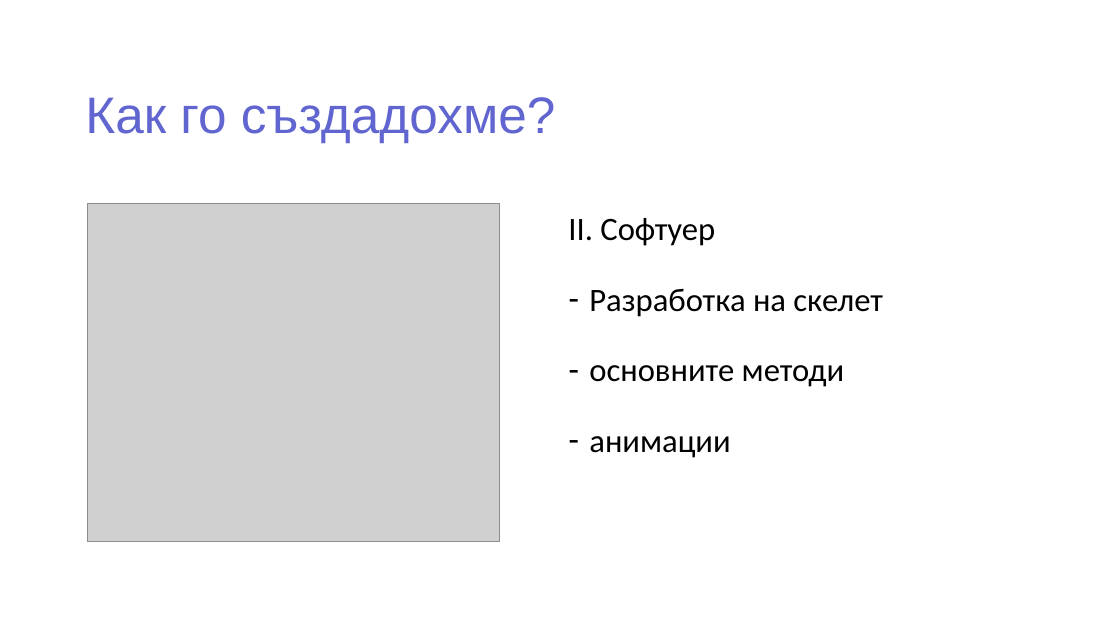
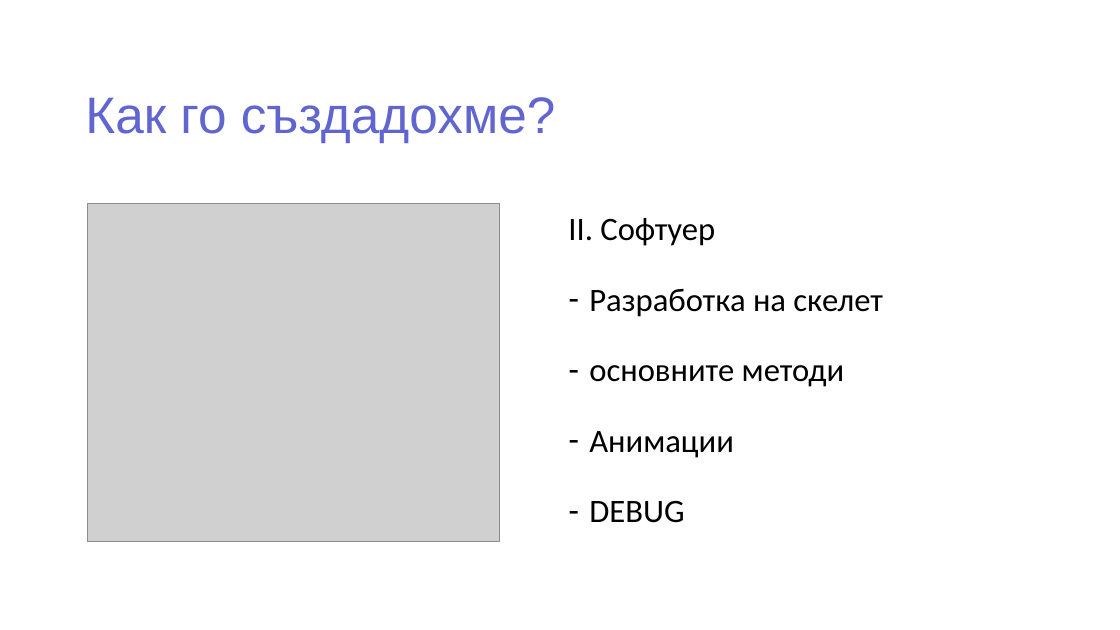
Before and after one commit to sami119/3D-LED-CUBE, a slide deck: slide 4 of 3D LED CUBE.pptx. Drawn at 1120x630 pixels with LibreOffice and Linux fonts; fonts in the diff are those of the drawing; grey boxes stand for pictures. Boxes give left, top, right and bottom in pixels: in the first picture for what was removed or moved away, otherwise in the second. Text is boxed around its words. In the diff, an @@ line names an element or a change of style, - is before the commit and + after.

```diff
--- a/3D LED CUBE.pptx
+++ b/3D LED CUBE.pptx
@@ text at <box>589,431,734,523</box>: text changed @@
-– анимации
+– Анимации
+– DEBUG
```
Also in this commit, not shown: 2 other slides changed, 1 slide added, 6 slides removed, 2 other files.
